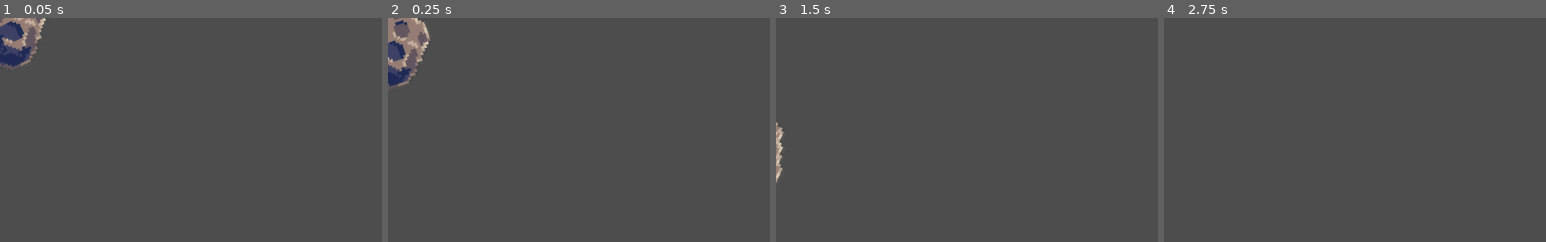
Above: before the commit, frames 1-4 (left to right).
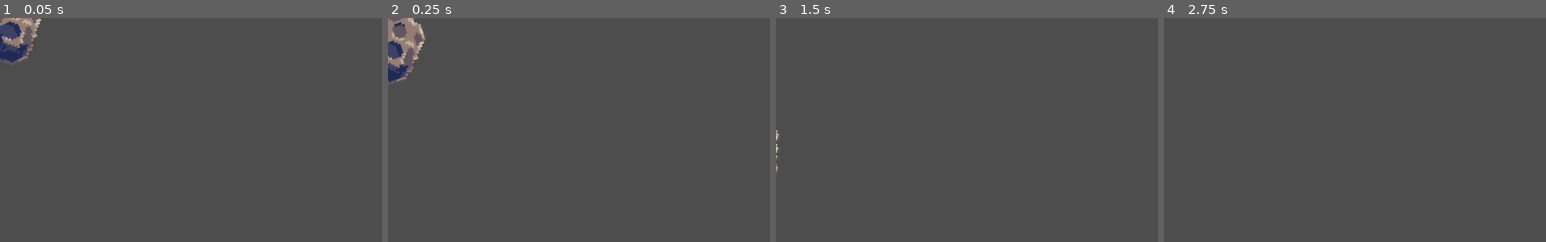
Above: after the commit, the same moments.

Repository: diogotvf7/feup-mitras
Game: Godot game, scene res://scenes/obstacle.tscn
The game is run twice, just before and just after one commit, with the same random seed, the same clock (stepped at 60 frames per second) and the same inputs. This scene is started directly instead of the project's main scene.
Inputs:
- Up to frame 1 (0.05 s): no input
- Up to frame 2 (0.25 s): no input
- Up to frame 3 (1.5 s): tap Enter (ui_accept) at 0.5, 0.77 s; hold Right (ui_right) 0.53-1.28 s; hold Down (ui_down) from 1.28 s (still down)
- Up to frame 4 (2.75 s): tap Enter (ui_accept) at 1.52, 2 s; release Down (ui_down) at 2.03 s; hold Right (ui_right) from 2.03 s (still down)
The pictures show only the part of the screen within x 0-50%, y 0-50%; the shares and areas given below are measured in that part.

The runs differ from the first frame. In frame 1, 1.0% of the frame differs, in the area x 0-12%, y 0-22%; in frame 2, 1.3%, in the area x 0-12%, y 0-31%; in frame 3, 0.3%; in frame 4, nothing differs.

Commit message:
rechargin animation and updates

Diff:
--- a/scenes/hud.tscn
+++ b/scenes/hud.tscn
@@ -6,6 +6,7 @@
 [ext_resource type="Texture2D" uid="uid://58505lerbc6y" path="res://assets/sprites/hud/heart.png" id="4_640wx"]
 [ext_resource type="Texture2D" uid="uid://df85cjlisl6xi" path="res://assets/feup-o-regresso-dos-mitras-20-03-2025.png" id="5_047uy"]
 [ext_resource type="FontFile" uid="uid://chavs2a2y8smw" path="res://assets/fonts/News_Gothic/NewsGothicStd.otf" id="6_5pdws"]
+[ext_resource type="Texture2D" uid="uid://bgp4wsevwn37p" path="res://assets/sprites/hud/loading.png" id="7_5pdws"]
 
 [sub_resource type="Animation" id="Animation_5pdws"]
 length = 0.001
@@ -81,15 +82,133 @@
 &"crawl": SubResource("Animation_hd3ao")
 }
 
+[sub_resource type="AtlasTexture" id="AtlasTexture_hd3ao"]
+atlas = ExtResource("7_5pdws")
+region = Rect2(576, 0, 48, 44)
+
+[sub_resource type="AtlasTexture" id="AtlasTexture_0i1j5"]
+atlas = ExtResource("7_5pdws")
+region = Rect2(624, 0, 48, 44)
+
+[sub_resource type="AtlasTexture" id="AtlasTexture_mphia"]
+atlas = ExtResource("7_5pdws")
+region = Rect2(672, 0, 48, 44)
+
+[sub_resource type="AtlasTexture" id="AtlasTexture_0m4u7"]
+atlas = ExtResource("7_5pdws")
+region = Rect2(0, 0, 48, 44)
+
+[sub_resource type="AtlasTexture" id="AtlasTexture_apjy4"]
+atlas = ExtResource("7_5pdws")
+region = Rect2(48, 0, 48, 44)
+
+[sub_resource type="AtlasTexture" id="AtlasTexture_5n1hp"]
+atlas = ExtResource("7_5pdws")
+region = Rect2(96, 0, 48, 44)
+
+[sub_resource type="AtlasTexture" id="AtlasTexture_eld54"]
+atlas = ExtResource("7_5pdws")
+region = Rect2(144, 0, 48, 44)
+
+[sub_resource type="AtlasTexture" id="AtlasTexture_3swnk"]
+atlas = ExtResource("7_5pdws")
+region = Rect2(192, 0, 48, 44)
+
+[sub_resource type="AtlasTexture" id="AtlasTexture_qkknv"]
+atlas = ExtResource("7_5pdws")
+region = Rect2(240, 0, 48, 44)
+
+[sub_resource type="AtlasTexture" id="AtlasTexture_uxdf7"]
+atlas = ExtResource("7_5pdws")
+region = Rect2(288, 0, 48, 44)
+
+[sub_resource type="AtlasTexture" id="AtlasTexture_5357l"]
+atlas = ExtResource("7_5pdws")
+region = Rect2(336, 0, 48, 44)
+
+[sub_resource type="AtlasTexture" id="AtlasTexture_iypfu"]
+atlas = ExtResource("7_5pdws")
+region = Rect2(384, 0, 48, 44)
+
+[sub_resource type="AtlasTexture" id="AtlasTexture_qpprf"]
+atlas = ExtResource("7_5pdws")
+region = Rect2(432, 0, 48, 44)
+
+[sub_resource type="AtlasTexture" id="AtlasTexture_3xg78"]
+atlas = ExtResource("7_5pdws")
+region = Rect2(480, 0, 48, 44)
+
+[sub_resource type="AtlasTexture" id="AtlasTexture_48y67"]
+atlas = ExtResource("7_5pdws")
+region = Rect2(528, 0, 48, 44)
+
+[sub_resource type="SpriteFrames" id="SpriteFrames_qpprf"]
+animations = [{
+"frames": [{
+"duration": 1.0,
+"texture": SubResource("AtlasTexture_hd3ao")
+}, {
+"duration": 1.0,
+"texture": SubResource("AtlasTexture_0i1j5")
+}, {
+"duration": 1.0,
+"texture": SubResource("AtlasTexture_mphia")
+}],
+"loop": false,
+"name": &"ammo",
+"speed": 5.0
+}, {
+"frames": [{
+"duration": 1.0,
+"texture": SubResource("AtlasTexture_0m4u7")
+}, {
+"duration": 1.0,
+"texture": SubResource("AtlasTexture_apjy4")
+}, {
+"duration": 1.0,
+"texture": SubResource("AtlasTexture_5n1hp")
+}, {
+"duration": 1.0,
+"texture": SubResource("AtlasTexture_eld54")
+}, {
+"duration": 1.0,
+"texture": SubResource("AtlasTexture_3swnk")
+}, {
+"duration": 1.0,
+"texture": SubResource("AtlasTexture_qkknv")
+}, {
+"duration": 1.0,
+"texture": SubResource("AtlasTexture_uxdf7")
+}, {
+"duration": 1.0,
+"texture": SubResource("AtlasTexture_5357l")
+}, {
+"duration": 1.0,
+"texture": SubResource("AtlasTexture_iypfu")
+}, {
+"duration": 1.0,
+"texture": SubResource("AtlasTexture_qpprf")
+}, {
+"duration": 1.0,
+"texture": SubResource("AtlasTexture_3xg78")
+}, {
+"duration": 1.0,
+"texture": SubResource("AtlasTexture_48y67")
+}],
+"loop": true,
+"name": &"loading",
+"speed": 10.0
+}]
+
 [node name="HUD" type="CanvasLayer"]
 script = ExtResource("1_64ctp")
 
 [node name="ScoreLabel" type="Label" parent="."]
 anchors_preset = 10
 anchor_right = 1.0
-offset_left = -1.0
+offset_left = -5.0
 offset_top = -1.0
-offset_right = -118.0
+offset_right = -122.0
 offset_bottom = 31.0
 grow_horizontal = 2
 scale = Vector2(1.76, 1)
@@ -98,14 +217,8 @@
 horizontal_alignment = 2
 vertical_alignment = 1
 
-[node name="ExtraAmmoLabel" type="Label" parent="."]
-offset_left = 200.0
-offset_top = 128.0
-offset_right = 240.0
-offset_bottom = 151.0
-horizontal_alignment = 2
-
-[node name="Ammo" type="Sprite2D" parent="."]
+[node name="Ammo1" type="Sprite2D" parent="."]
+visible = false
 position = Vector2(245, 140)
 texture = ExtResource("3_8sq4i")
 hframes = 5
@@ -118,7 +231,7 @@
 horizontal_alignment = 2
 
 [node name="HP" type="Sprite2D" parent="."]
-position = Vector2(47, 144)
+position = Vector2(27, 146)
 scale = Vector2(0.82, 0.82)
 texture = ExtResource("4_640wx")
 hframes = 4
@@ -220,6 +333,12 @@
 }
 movie_quit_on_finish = true
 
+[node name="Ammo" type="AnimatedSprite2D" parent="."]
+position = Vector2(255, 144)
+scale = Vector2(0.436189, 0.436189)
+sprite_frames = SubResource("SpriteFrames_qpprf")
+animation = &"ammo"
+
 [connection signal="pressed" from="StartButton" to="." method="_on_start_button_pressed"]
 [connection signal="timeout" from="Timer" to="." method="_on_timer_timeout"]
 [connection signal="button_down" from="SkipButton" to="." method="_on_skip_button_button_down"]
--- a/scenes/obstacle.tscn
+++ b/scenes/obstacle.tscn
@@ -5,14 +5,15 @@
 [ext_resource type="Shape2D" uid="uid://bsope7x1rvo87" path="res://shapes/obstacle-big.tres" id="3_lj47v"]
 
 [node name="Obstacle" type="Area2D" groups=["obstacles"]]
+scale = Vector2(0.9, 0.9)
 script = ExtResource("1_6kp6h")
 
 [node name="Sprite2D" type="Sprite2D" parent="."]
 texture = ExtResource("1_sfh0x")
 
 [node name="VisibleOnScreenNotifier2D" type="VisibleOnScreenNotifier2D" parent="."]
-position = Vector2(-1.54972e-06, -4.76837e-07)
-scale = Vector2(2.28571, 2)
+position = Vector2(2.38419e-07, 5.96046e-08)
+scale = Vector2(2, 2)
 
 [node name="CollisionShape2D" type="CollisionShape2D" parent="."]
 shape = ExtResource("3_lj47v")
--- a/scenes/power_up.tscn
+++ b/scenes/power_up.tscn
@@ -258,6 +258,7 @@
 data = PackedByteArray("//vQRAAPBUF7MwHpNXKVTabpPSZeGcn6+hWHgAM1ud+CsvABgwm1iYU8aJJhmC8HWXBD2B/AvEcGdgb10pUOOExy9nAo2BG …(72355 unchanged characters)…
 
 [node name="PowerUp" type="Area2D" groups=["powerups"]]
+scale = Vector2(0.8, 0.8)
 script = ExtResource("1_uk6or")
 
 [node name="AnimatedSprite2D" type="AnimatedSprite2D" parent="."]
--- a/scripts/hud.gd
+++ b/scripts/hud.gd
@@ -7,7 +7,6 @@
 
 func _ready() -> void:
 	$ScoreLabel.hide()
-	$ExtraAmmoLabel.hide()
 	$Ammo.hide()
 	$ExtraHPLabel.hide()
 	$HP.hide()
@@ -47,12 +46,12 @@
 	$ScoreLabel.text = str(score)
 
 func update_ammo(ammo):
-	if (ammo > 3):
-		$ExtraAmmoLabel.text = str(ammo) + "✕"
-		$Ammo.frame = 1
+	if (ammo > 0):
+		$Ammo.play("ammo")
+		$Ammo.frame = ammo - 1
 	else:
-		$ExtraAmmoLabel.text = ""
-		$Ammo.frame = ammo
+		$Ammo.play("loading")
+
 
 func update_hp(hp):
 	if (hp > 3):
@@ -64,7 +63,6 @@
 
 func show_game_over(score: int):
 	$ScoreLabel.hide()
-	$ExtraAmmoLabel.hide()
 	$Ammo.hide()
 	$ExtraHPLabel.hide()
 	$HP.hide()
@@ -80,7 +78,6 @@
 	$FinalScoreLabel.hide()
 	$Title.hide()
 	$ScoreLabel.show()
-	$ExtraAmmoLabel.show()
 	$Ammo.show()
 	$ExtraHPLabel.show()
 	$HP.show()
--- a/scripts/world.gd
+++ b/scripts/world.gd
@@ -6,6 +6,9 @@
 @onready var mob_spawner: Timer = $MobSpawner
 @onready var score_timer: Timer = $ScoreTimer
 @onready var phase_timer: Timer = $PhaseTimer
+@onready var player: Player = $Player
+@onready var hud: CanvasLayer = $HUD
+
 
 const boss_scene = preload("res://scenes/boss.tscn")
 
@@ -37,12 +40,12 @@
 	game_stage += 1
 
 func _ready() -> void:
-	$Player.hide()
+	player.hide()
 
 func _on_hud_start_game() -> void:
-	$Player.show()
-	$Player.reset_stats()
-	$Player.respawn()
+	player.show()
+	player.reset_stats()
+	player.respawn()
 	score_timer.start()
 	phase_timer.start()
 	mob_spawner.start()
@@ -61,8 +64,8 @@
 
 
 func _process(_delta: float) -> void:
-	$HUD.update_ammo($Player.ammo)
-	$HUD.update_hp($Player.hp)
+	hud.update_ammo(player.ammo)
+	hud.update_hp(player.hp)
 
 func spawn_obstacle()->void:
 	var obstacle = preload("res://scenes/obstacle.tscn").instantiate()
@@ -116,7 +119,7 @@
 		Obstacle.ObstacleSize.SMALL:
 			score += 25
 			spawn_explosion(pos)
-	$HUD.update_score(score)
+	hud.update_score(score)
 
 func spawn_following_enemy():
 	var enemy_spawn_location = $EnemyPath/EnemySpawnLocation
@@ -153,7 +156,7 @@
 
 func _on_enemy_dead(points) -> void:
 	score += points
-	$HUD.update_score(score)
+	hud.update_score(score)
 
 func spawn_powerup(pos) -> void:
 	var powerup = powerup_scene.instantiate()
@@ -163,11 +166,11 @@
 
 func _on_score_timer_timeout() -> void:
 	score += 5
-	$HUD.update_score(score)
+	hud.update_score(score)
 
 func _on_player_dead() -> void:
-	$HUD.show_game_over(score)
-	$Player.ammo = 9999
-	$Player.invincibility = true
-	$PhaseTimer.stop()
+	hud.show_game_over(score)
+	player.ammo = 9999
+	player.invincibility = true
+	phase_timer.stop()
 	mob_spawner.stop()
Binary file added: assets/sprites/hud/loading.png
Not shown, added: assets/sprites/hud/loading.png.import
Not shown: 1 places in scenes/hud.tscn that only renumber resources
Not shown, changed: .gitignore
